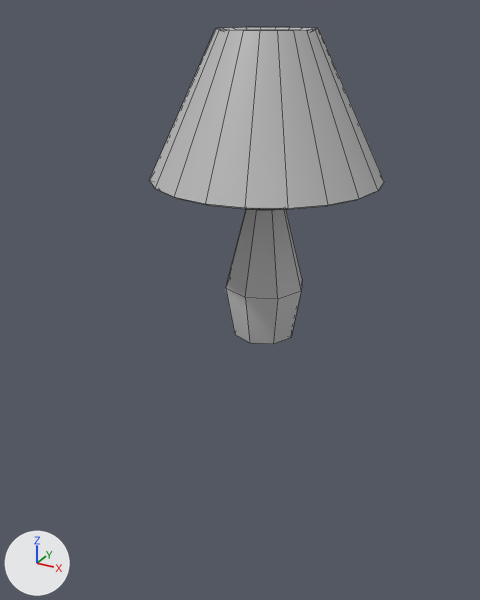
An edit to the FBX model PropHunt/Models/Lamp.fbx, drawn before and after from the same camera.
The view is the same before and after, from a camera (50 mm lens) standing at (-5.142, 10.739, 1.346) and looking at (-6.199, 12.66, 0.385). Every picture has the same lights, and +X, +Y and +Z are marked at lower left. Mesh edges are drawn as thin lines. Where no turn or scale is listed for an object, it has been applied to the vertices.
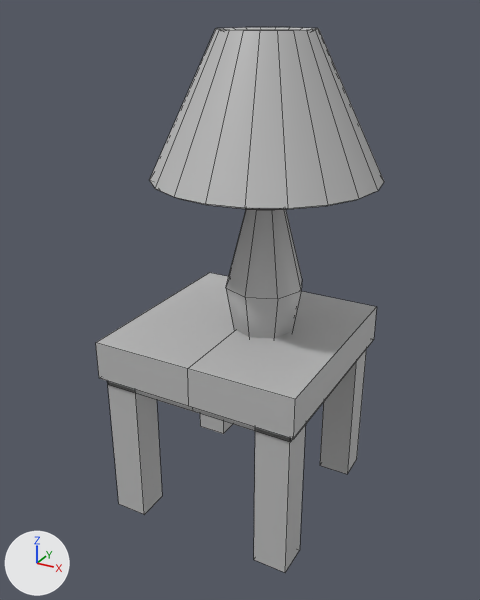
The newer file is also turned or shifted as a whole; pictures and numbers use the older file's frame.

Diff of the bpy script that builds the scene:
```diff
--- a/PropHunt/Models/Lamp.fbx.py
+++ b/PropHunt/Models/Lamp.fbx.py
@@ me_mesh @@
 # used by ob_pcylinder5; location = (-6.128, 12.713, 0.772)
-me_mesh.from_pydata(...)  # 146 vertices, 144 faces; spans x -0.387..0.387, y -0.387..0.387, z -0.515..0.515
+me_mesh.from_pydata(...)  # 202 vertices, 190 faces; spans x -0.448..0.387, y -0.409..0.387, z -1.206..0.515
+# me_mesh part 1: a new loose piece, a box spanning x 0.169..0.292, y -0.388..-0.269, z -1.206..-0.618, in mat_lambert1 (grey #bcbcbc)
+# me_mesh part 2: a new loose piece, a box spanning x -0.428..-0.305, y -0.388..-0.269, z -1.206..-0.618, in mat_lambert1 (grey #bcbcbc)
+# me_mesh part 3: a new loose piece, a box spanning x 0.169..0.292, y 0.215..0.334, z -1.206..-0.618, in mat_lambert1 (grey #bcbcbc)
+# me_mesh part 4: a new loose piece, a box spanning x -0.428..-0.305, y 0.215..0.334, z -1.206..-0.618, in mat_lambert1 (grey #bcbcbc)
+# me_mesh part 5: a new loose piece of 24 vertices spanning x -0.448..0.312, y -0.409..0.355, z -0.666..-0.492, in mat_lambert1 (grey #bcbcbc)
 me_mesh.materials.append(mat_lambert1)
```

Where the change shows, as pixel boxes [x1, y1, x2, y2] in the pictures (480 x 600 px):
'pCylinder5', reshaped (23% wider, 72% taller)
    before: [150, 27, 384, 344]
    after: [96, 27, 384, 573]
part 1 of me_mesh, added
    after: [254, 426, 305, 573]
part 2 of me_mesh, added
    after: [108, 382, 162, 514]
part 3 of me_mesh, added
    after: [320, 350, 366, 474]
part 4 of me_mesh, added
    after: [200, 414, 232, 434]
part 5 of me_mesh, added
    after: [96, 273, 377, 441]
